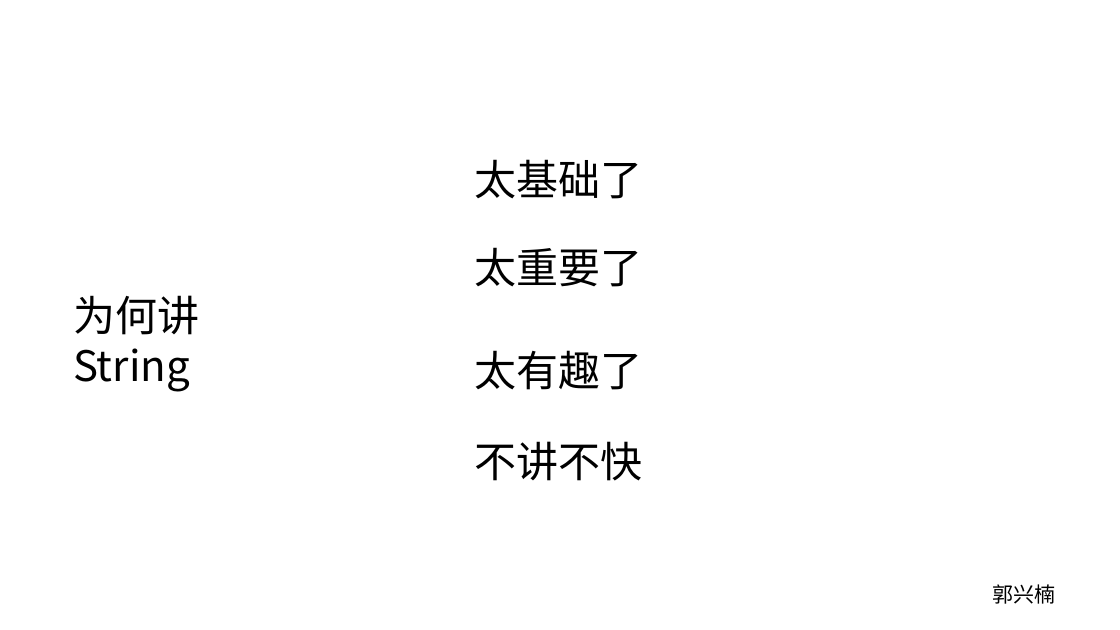
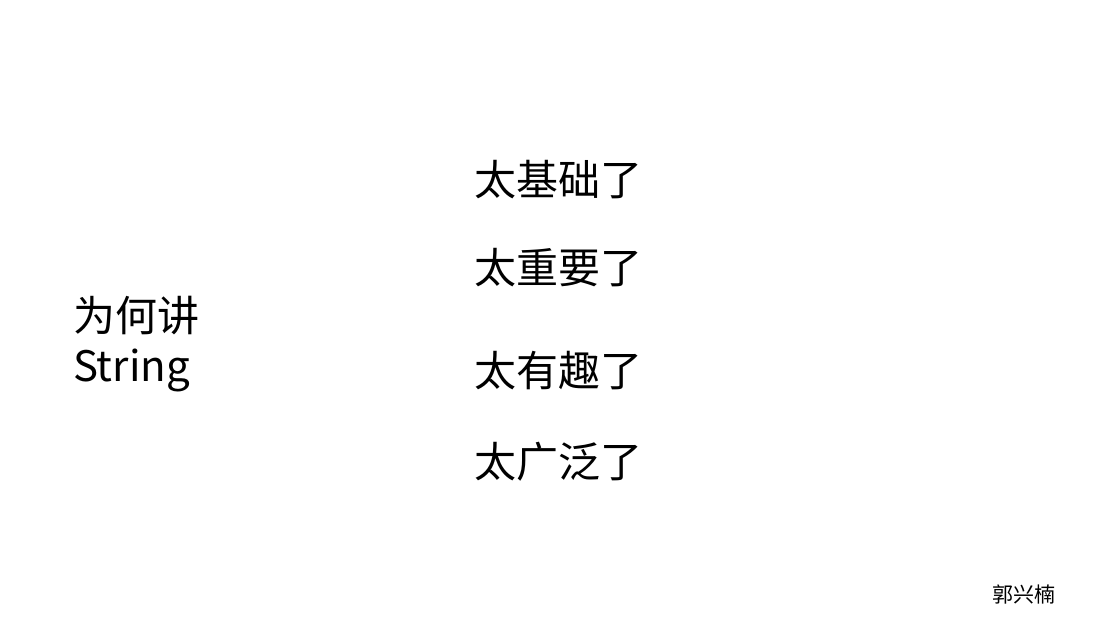
Before and after one commit to mixinan/mygit, a slide deck: slide 9 of 0703.pptx. Drawn at 1120x630 pixels with LibreOffice and Linux fonts; fonts in the diff are those of the drawing; background and template pictures are left out. Boxes give left, top, right and bottom in pixels: in the first picture for what was removed or moved away, otherwise in the second. Text is boxed around its words. In the diff, an @@ line names an element or a change of style, - is before the commit and + after.

```diff
--- a/0703.pptx
+++ b/0703.pptx
@@ text at (475, 441, 643, 481): text changed @@
-不讲不快
+太广泛了
```
Also in this commit, not shown: 5 other slides changed, 4 slides added.
